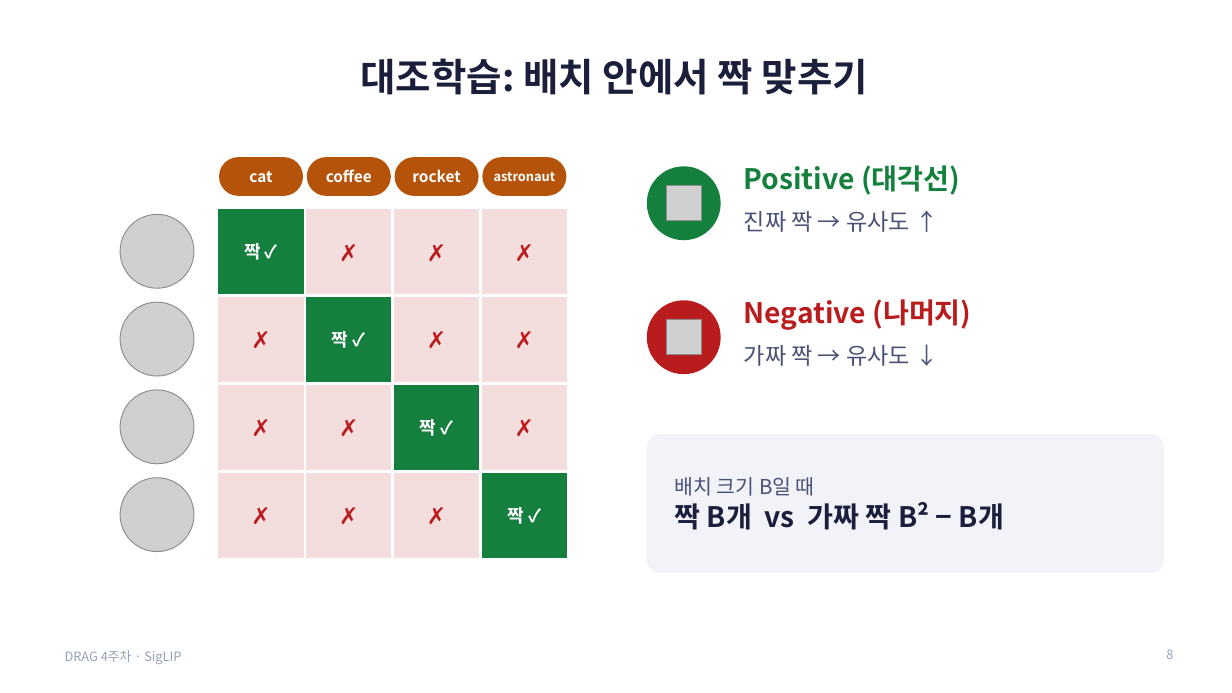
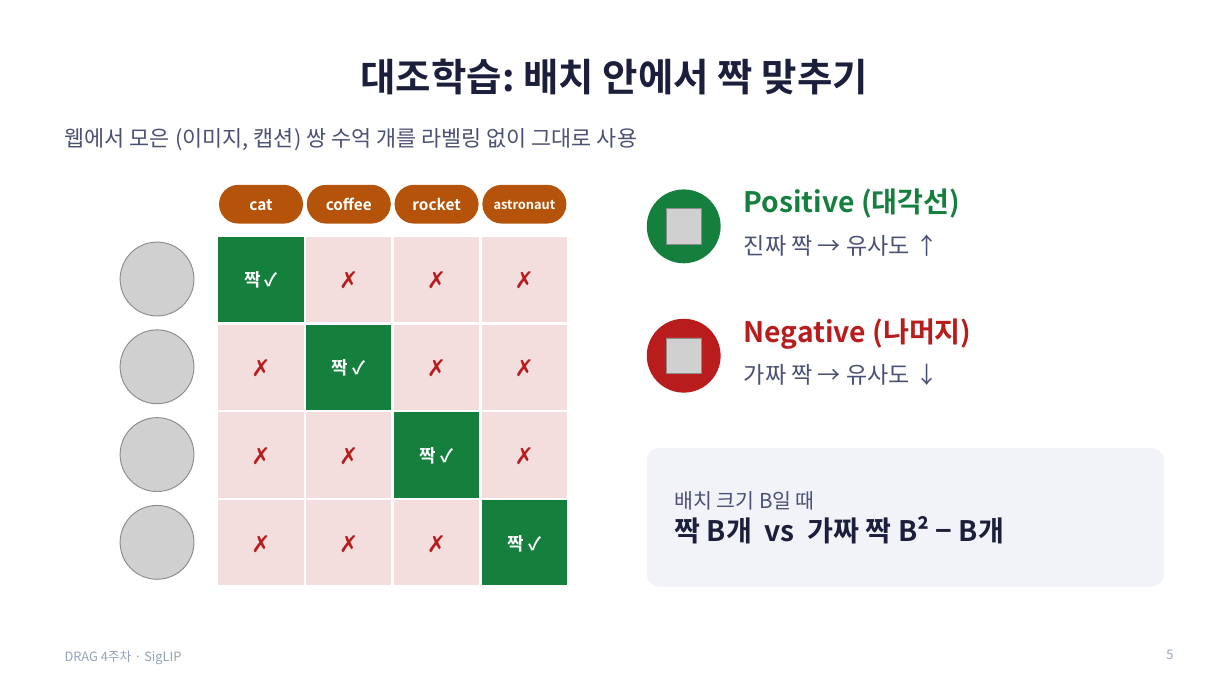
Before and after one commit to gaeun-k/DRAG, a slide deck: slide 5 of week4-siglip/김가은/SigLIP_4주차_발표.pptx (slide 8 before the commit). Drawn at 1232x693 pixels with LibreOffice and Linux fonts; fonts in the diff are those of the drawing; grey boxes stand for pictures. Boxes give left, top, right and bottom in pixels: in the first picture for what was removed or moved away, otherwise in the second. Text is boxed around its words. In the diff, an @@ line names an element or a change of style, - is before the commit and + after.

```diff
--- a/week4-siglip/김가은/SigLIP_4주차_발표.pptx
+++ b/week4-siglip/김가은/SigLIP_4주차_발표.pptx
@@ text added at [65,128,637,150], 17 pt, text #4A5175 @@
+웹에서 모은 (이미지, 캡션) 쌍 수억 개를 라벨링 없이 그대로 사용
@@ 2 texts, 1 picture, 1 ellipse: place and size @@
-2 texts, 1 picture, 1 ellipse at [647,299,971,374]
+2 texts, 1 picture, 1 ellipse at [647,318,971,393]
@@ 10 texts, 8 rectangles, 1 picture, 1 ellipse: place and size @@
-10 texts, 8 rectangles, 1 picture, 1 ellipse at [217,165,960,471]
+10 texts, 8 rectangles, 1 picture, 1 ellipse at [217,188,960,499]
@@ rounded rectangle: place and size @@
-rounded rectangle at [647,434,1165,573]
+rounded rectangle at [647,448,1165,587]
@@ text "배치 크기 B일 때": place and size @@
-text "배치 크기 B일 때" at [674,477,1004,530]
+text "배치 크기 B일 때" at [674,491,1004,544]
@@ 12 texts, 8 rectangles, 4 pictures, 4 rounded rectangles: place and size @@
-12 texts, 8 rectangles, 4 pictures, 4 rounded rectangles at [120,157,568,559]
+12 texts, 8 rectangles, 4 pictures, 4 rounded rectangles at [120,185,568,587]
```
Also in this commit, not shown: 12 other slides changed, 5 slides added, 17 slides removed.
